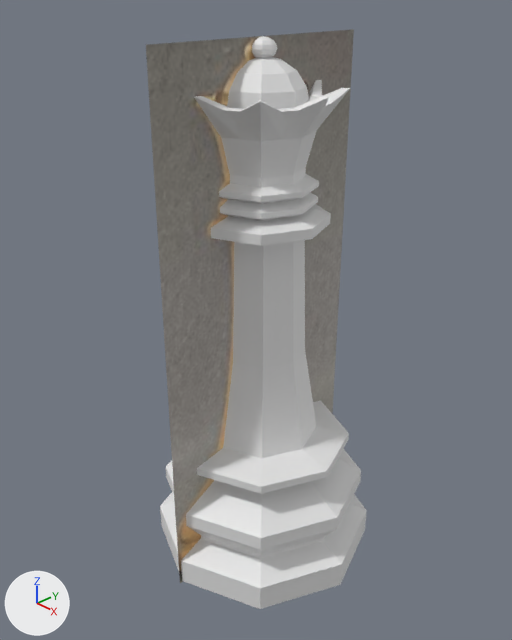
The Blender file blender/LowPolyChessSet/src/models/pieces/Queen.blend, before and after one commit.
Rendered twice from a 50 mm lens placed at (0.0835, -0.0799, 0.1053), pointed at (-0.001, -0.0005, 0.049). Lighting does not change. The marker at lower left points along +X, +Y and +Z.

In view in the first picture: 'Crown', 'Queen', 'QueenReference', 'Sphere', 'Sphere.001'.
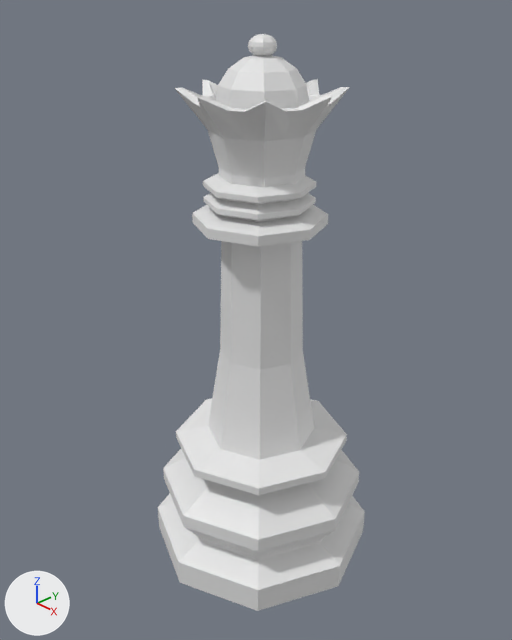
Boxes [x1, y1, x2, y2] around the edits, measured in the pictures (512 x 640 px):
'Queen', moved
    before: [160, 173, 367, 609]
    after: [158, 173, 365, 611]
'QueenReference', hidden
    before: [146, 29, 354, 583]
'Crown', reshaped, moved, turned, rescaled
    before: [194, 80, 350, 187]
    after: [175, 34, 350, 187]
'Sphere', deleted
    before: [227, 57, 309, 109]
'Sphere.001', deleted
    before: [252, 36, 277, 58]
part 1 of me_cylinder_002, added
    after: [175, 34, 350, 187]
part 2 of me_cylinder_002, deleted
    before: [194, 80, 350, 187]

What changed in the scene script:
```text
Change me_cylinder_002:
    used by ob_crown; location = (0.0, 0.0006, 0.0); scale = (1.44, 1.44, 1.44)
    remove me_cylinder_002.from_pydata(...)  # 160 vertices, 152 faces; spans x -0.0095..0.0095, y -0.0099..0.0091, z 0.0523..0.0624
    add me_cylinder_002.from_pydata(...)  # 276 vertices, 280 faces; spans x -0.0609..0.0609, y -0.0609..0.0609, z -0.1221..0.01
    me_cylinder_002 part 1: 276 vertices added at x -0.0609..0.0609, y -0.0609..0.0609, z -0.1221..0.01
    me_cylinder_002 part 2: 160 vertices removed from x -0.0095..0.0095, y -0.0099..0.0091, z 0.0523..0.0624
Change ob_queenreference:
    add ob_queenreference.hide_set(True)
Change ob_queen:
    ob_queen.location: (0.0, 0.0006, 0.0) -> (0.0, 0.0, 0.0)
Change ob_crown:
    ob_crown.location: (0.0, 0.0006, 0.0) -> (0.0, 0.0, 0.0956)
    ob_crown.rotation_euler: (0.0, 0.0, 0.0) -> (0.0, 0.0, 0.0611)  # degrees (0, 0, 0) -> degrees (0, 0, 3.5)
    ob_crown.scale: (1.44, 1.44, 1.44) -> (0.225, 0.225, 0.169)
Remove ob_sphere:
    ob_sphere = bpy.data.objects.new('Sphere', me_sphere)
    ob_sphere.location = (0.0, 0.0, 0.0867)
Remove ob_sphere_001:
    ob_sphere_001 = bpy.data.objects.new('Sphere.001', me_sphere_001)
    ob_sphere_001.location = (0.0, 0.0, 0.0953)
    ob_sphere_001.scale = (0.3, 0.3, 0.225)
```
